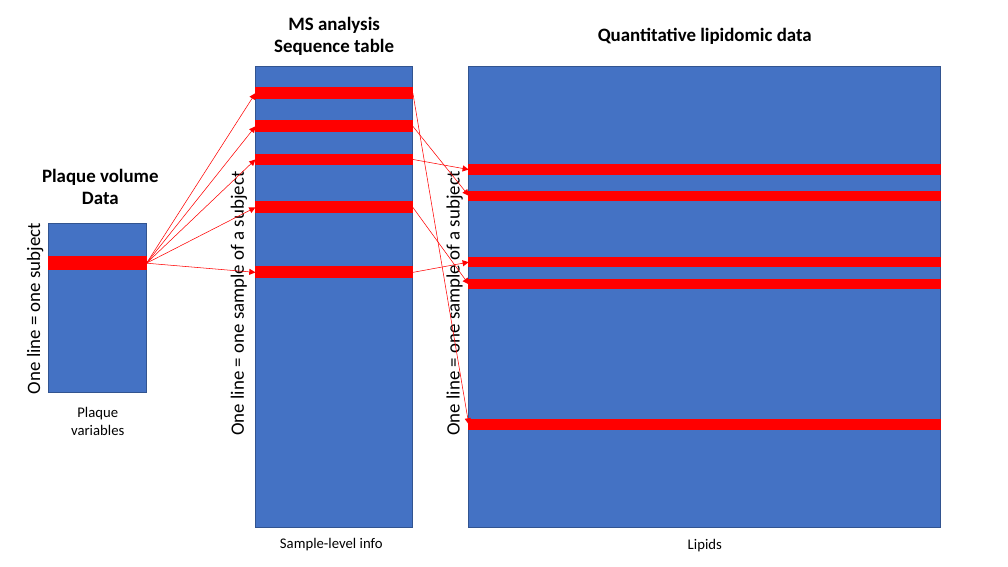
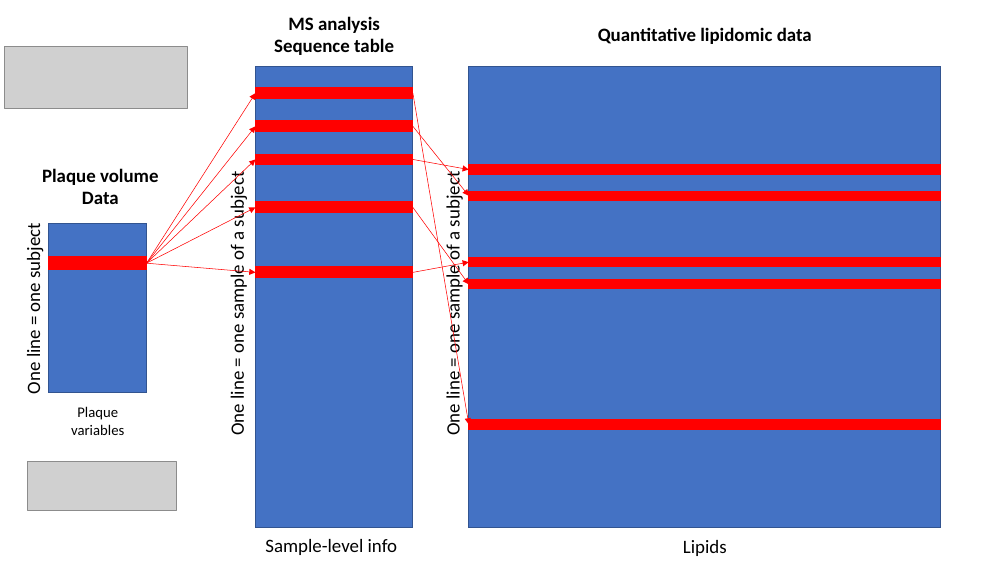
Before and after one commit to SLINGhub/iSLS11, a slide deck: slide 1 of Part_2/Data structure diagram.pptx. Drawn at 1008x567 pixels with LibreOffice and Linux fonts; fonts in the diff are those of the drawing; grey boxes stand for pictures. Boxes give left, top, right and bottom in pixels: in the first picture for what was removed or moved away, otherwise in the second. Text is boxed around its words. In the diff, an @@ line names an element or a change of style, - is before the commit and + after.

Commit message:
Images updated

```diff
--- a/Part_2/Data structure diagram.pptx
+++ b/Part_2/Data structure diagram.pptx
@@ picture added at (x1=4, y1=47, x2=188, y2=108) @@
@@ picture added at (x1=28, y1=462, x2=176, y2=510) @@
@@ text "Sample-level info" at (x1=265, y1=539, x2=397, y2=555): size 14 to 18 pt @@
@@ text "Sample-level info" moved from (x1=280, y1=537, x2=383, y2=551) to (x1=265, y1=539, x2=397, y2=555) @@
@@ text "Lipids" at (x1=683, y1=540, x2=727, y2=556): size 14 to 18 pt @@
```
